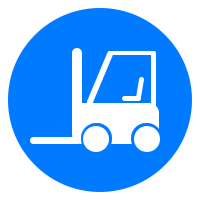
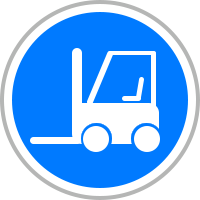
Two versions of the same layered image (200px x 200px). Layer-by-layer changes:
added layer "Ellipse 1 Kopie" above "Ellipse 1" over [0, 0, 200, 200]
painted on "Ellipse 1" over [0, 0, 200, 200]
